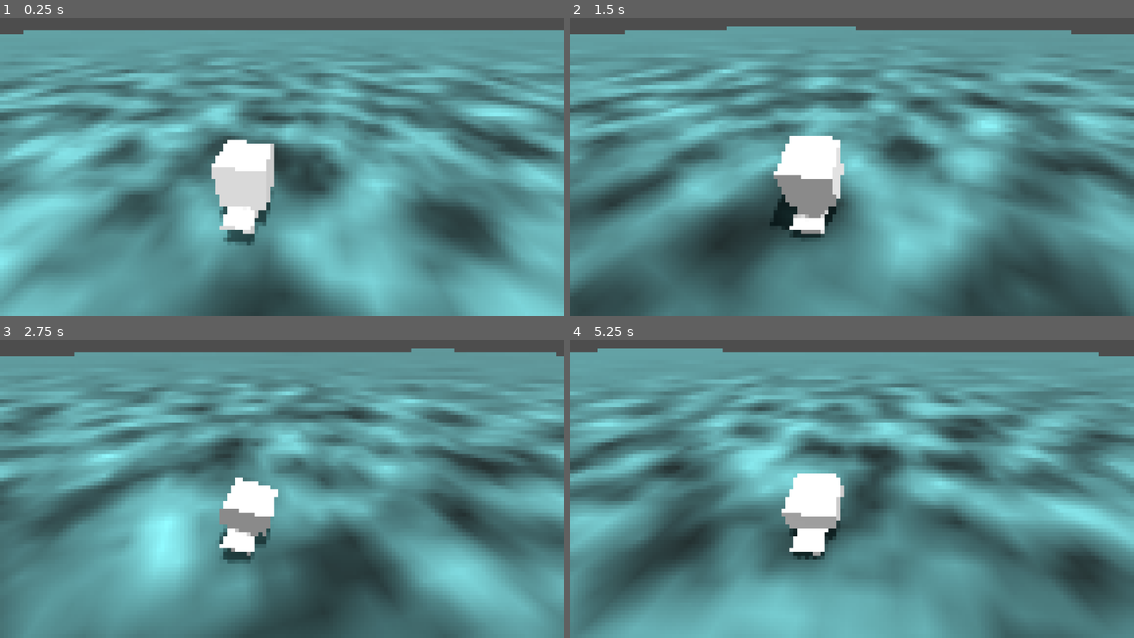
Above: before the commit, frames 1-4 (two rows, left to right).
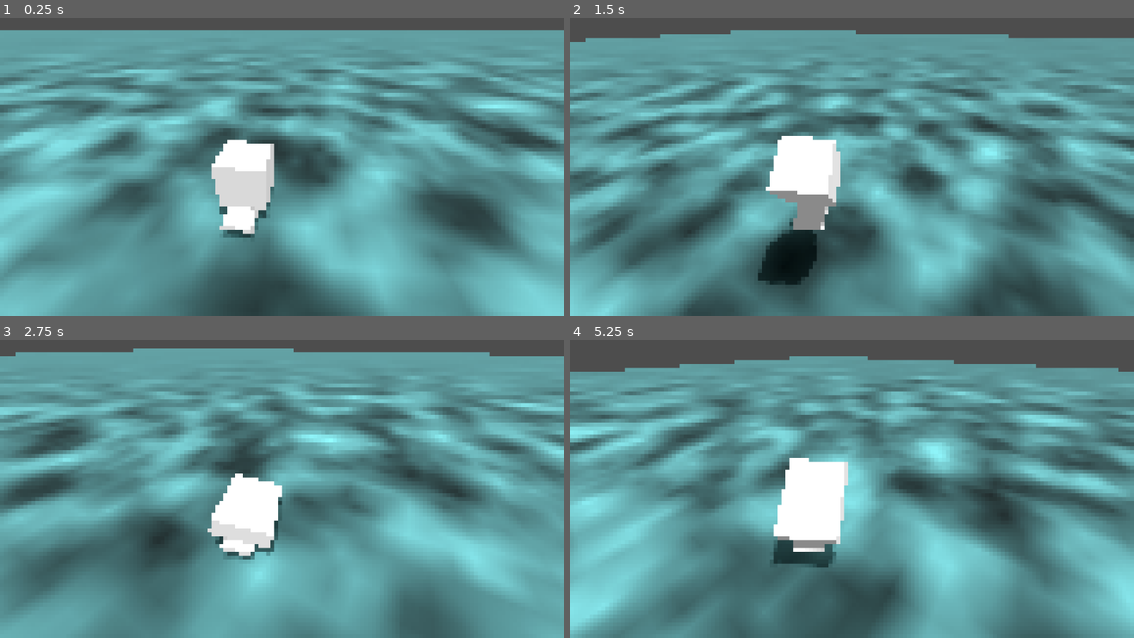
Above: after the commit, the same moments.

Repository: tm-nielsen/ET-Pro-Skater
Game: Godot game, scene res://scenes/game.tscn
Two runs of this game, one before a commit and one after it. Both use one fixed random seed, a clock stepped at 60 frames per second and the inputs below.
Inputs:
- Up to frame 1 (0.25 s): no input
- Up to frame 2 (1.5 s): hold D (right) 0.53-1.28 s; hold Space (crouch) 0.53-1.28 s; tap Shift (push) at 0.8, 1.35 s; hold S (down) from 1.28 s (still down)
- Up to frame 3 (2.75 s): tap Space (crouch) at 1.55 s; release S (down) at 2.03 s; hold D (right) from 2.03 s (still down); hold Space (crouch) from 2.03 s (still down); tap Shift (push) at 2.3 s
- Up to frame 4 (5.25 s): release D (right) at 2.78 s; release Space (crouch) at 2.78 s; hold W (up) 2.78-3.53 s; tap Shift (push) at 2.85, 3.8, 4.35 s; tap Space (crouch) at 3.05, 4.55 s; hold Space (crouch) 3.53-4.28 s; hold A (left) 3.53-5.03 s; hold S (down) from 5.03 s (still down); hold Space (crouch) from 5.03 s (still down)

The runs differ from the first frame. In frame 1, 29% of the frame differs, in the area x 0-100%, y 4-100%; in frame 2, 53%; in frame 3, 56%; in frame 4, 64%, in the area x 0-100%, y 2-100%.

Commit message:
Implemented jumping and ollies

Diff:
--- a/scenes/game.tscn
+++ b/scenes/game.tscn
@@ -1,11 +1,23 @@
-[gd_scene load_steps=12 format=3 uid="uid://dgce8uj4j5jur"]
+[gd_scene load_steps=15 format=3 uid="uid://dgce8uj4j5jur"]
 
 [ext_resource type="Script" path="res://scripts/character_controller.gd" id="1_80whh"]
+[ext_resource type="Script" path="res://scripts/character_jump_manager.gd" id="2_d001m"]
 [ext_resource type="Script" path="res://scripts/character_animator.gd" id="2_qe53s"]
 
 [sub_resource type="Environment" id="Environment_gl5r6"]
 ambient_light_source = 2
 ambient_light_color = Color(1, 1, 1, 1)
+
+[sub_resource type="Curve" id="Curve_cbr3o"]
+_data = [Vector2(0, 1), 0.0, 0.0, 0, 1, Vector2(0.5, 1), 0.0, -49932.2, 1, 1, Vector2(0.50001, 0.5), -49932.2, -1.00002, 1, 1, Vector2(1, 0), -1.00002, 0.0, 1, 0]
+point_count = 4
+
+[sub_resource type="Resource" id="Resource_714km"]
+script = ExtResource("2_d001m")
+jump_force = 10.0
+ollie_force = Vector2(1, 8)
+ollie_window_duration = 0.5
+ollie_window_curve = SubResource("Curve_cbr3o")
 
 [sub_resource type="CapsuleShape3D" id="CapsuleShape3D_ur1om"]
 radius = 0.3
@@ -51,7 +63,9 @@
 stretch_shrink = 8
 
 [node name="GameViewport" type="SubViewport" parent="GameViewportContainer"]
+handle_input_locally = false
 size = Vector2i(144, 81)
+render_target_update_mode = 4
 
 [node name="WorldEnvironment" type="WorldEnvironment" parent="GameViewportContainer/GameViewport"]
 environment = SubResource("Environment_gl5r6")
@@ -63,6 +77,7 @@
 [node name="Character" type="CharacterBody3D" parent="GameViewportContainer/GameViewport"]
 transform = Transform3D(1, 0, 0, 0, 1, 0, 0, 0, 1, 0, 1, 0)
 script = ExtResource("1_80whh")
+jump_manager = SubResource("Resource_714km")
 
 [node name="BoardCollider" type="CollisionShape3D" parent="GameViewportContainer/GameViewport/Character"]
 transform = Transform3D(1, 0, 0, 0, -4.37114e-08, -1, 0, 1, -4.37114e-08, 0, 0, 0)
@@ -72,15 +87,19 @@
 transform = Transform3D(0.994805, -0.0566783, 0.084566, 0, 0.830683, 0.556745, -0.101803, -0.553853, 0.826368, 1.105, 3.255, 3.383)
 current = true
 
-[node name="Visuals" type="Node3D" parent="GameViewportContainer/GameViewport/Character"]
+[node name="Animator" type="Node3D" parent="GameViewportContainer/GameViewport/Character" node_paths=PackedStringArray("crouch_bone", "physics_body")]
 script = ExtResource("2_qe53s")
+crouch_bone = NodePath("CrouchBone")
+physics_body = NodePath("..")
 
-[node name="BodyMesh" type="MeshInstance3D" parent="GameViewportContainer/GameViewport/Character/Visuals"]
+[node name="CrouchBone" type="Node3D" parent="GameViewportContainer/GameViewport/Character/Animator"]
+
+[node name="BodyMesh" type="MeshInstance3D" parent="GameViewportContainer/GameViewport/Character/Animator/CrouchBone"]
 transform = Transform3D(1, 0, 0, 0, 1, 0, 0, 0, 1, 0, 0.5, 0)
 mesh = SubResource("BoxMesh_1ye46")
-skeleton = NodePath("../..")
+skeleton = NodePath("../../..")
 
-[node name="BoardMesh" type="MeshInstance3D" parent="GameViewportContainer/GameViewport/Character/Visuals"]
+[node name="BoardMesh" type="MeshInstance3D" parent="GameViewportContainer/GameViewport/Character/Animator"]
 transform = Transform3D(1, 0, 0, 0, 1, 0, 0, 0, 1, 0, -0.05, 0)
 mesh = SubResource("BoxMesh_irx74")
 skeleton = NodePath("../..")
--- a/scripts/character_animator.gd
+++ b/scripts/character_animator.gd
@@ -1,36 +1,49 @@
 extends Node3D
 
 @export_group("References")
-@export var body: Node3D
-@export var board: Node3D
+@export var crouch_bone: Node3D
 @export var physics_body: CharacterBody3D = get_parent()
 
 @export_group("Parameters")
-@export var crouch_scale := 0.5
+@export var crouch_scale := Vector3(1.2, 0.4, 1.6)
+@export var crouch_duration := 0.15
+@export var jump_scale := Vector3(0.6, 1.8, 0.4)
+@export var jump_duration := 0.05
 @export var turn_angle := 0.25
-@export var tilt_offset := Vector3(0, 0.2, 0.05)
-@export var tilt_angle := 1.0
+@export var tilt_offset := Vector3(0, 0.4, 0.1)
+@export var tilt_angle := 0.6
 
 
 func _physics_process(_delta):
-    rotation = Vector3.ZERO
-    position = Vector3.ZERO
-    scale = Vector3.ONE
+    var horizontal_input_axis = Input.get_axis("left", "right")
+    if !physics_body.is_on_floor():
+        horizontal_input_axis = 0
+    rotation.z = -horizontal_input_axis * turn_angle
 
-    if Input.is_action_pressed("left"):
-        rotation.z = turn_angle
-    if Input.is_action_pressed("right"):
-        rotation.z -= turn_angle
+    var vertical_input_axis = Input.get_axis("down", "up")
+    rotation.x = tilt_angle * -vertical_input_axis
+    position.y = tilt_offset.y if (vertical_input_axis != 0) else 0.0
+    position.z = -vertical_input_axis * tilt_offset.z
 
-    var up_is_pressed = Input.is_action_pressed("up")
-    var down_is_pressed = Input.is_action_pressed("down")
-    if up_is_pressed && !down_is_pressed:
-        rotation.x = -turn_angle
-        position = tilt_offset
-        position.z *= -1
-    elif down_is_pressed && !up_is_pressed:
-        rotation.x += turn_angle
-        position = tilt_offset
+    if Input.is_action_just_pressed("crouch"):
+        tween_property("scale", crouch_scale, crouch_duration, crouch_bone)
+    elif Input.is_action_just_released("crouch"):
+        var tween = tween_property("scale", jump_scale, crouch_duration, crouch_bone)
+        tween.tween_property(crouch_bone, "scale", Vector3.ONE, crouch_duration)
 
-    if Input.is_action_pressed("crouch"):
-        scale.y = crouch_scale
+
+func tween_property(property_name: String, final_value, duration: float, target_node = self) -> Tween:
+    return tween_property_with_delay(property_name, final_value, duration, 0, target_node)
+
+func tween_property_with_delay(property_name: String, final_value, duration: float, delay: float, target_node = self) -> Tween:
+    var tween = create_and_initialize_tween()
+    if delay > 0:
+        tween.tween_delay(delay)
+    tween.tween_property(target_node, property_name, final_value, duration)
+    return tween
+
+func create_and_initialize_tween() -> Tween:
+    var tween = create_tween()
+    tween.set_ease(Tween.EASE_OUT)
+    tween.set_trans(Tween.TRANS_BACK)
+    return tween
--- a/scripts/character_controller.gd
+++ b/scripts/character_controller.gd
@@ -1,27 +1,42 @@
 extends CharacterBody3D
 
-@export var push_force := 10.0
+@export var push_force := 20.0
 @export var push_delay := 1.0
 @export var turn_force := 10.0
+@export var jump_manager: CharacterJumpManager
 @export_range(0, 1) var ground_friction := 0.005
-@export var gravity := 9.81
+@export var gravity := 20.0
+
+var can_push := true
 
 
 func _physics_process(delta):
-    if Input.is_action_just_pressed("push"):
-        velocity += push_force * -basis.z
-
+    jump_manager.process_jumps(self)
 
     if is_on_floor():
-        turn(delta)
+        velocity *= (1 - ground_friction)
+        process_pushing()
+        process_turning(delta)
         align_to_ground()
 
-    velocity *= (1 - ground_friction)
     velocity += gravity * Vector3.DOWN * delta
     move_and_slide()
 
 
-func turn(delta):
+func process_pushing():
+    if can_push and Input.is_action_just_pressed("push"):
+        velocity += push_force * -basis.z
+
+        can_push = false
+        var push_tween = create_tween()
+        push_tween.tween_interval(push_delay)
+        push_tween.tween_callback(_enable_pushing)
+
+func _enable_pushing():
+    can_push = true
+
+
+func process_turning(delta):
     if Input.is_action_pressed("left"):
         _turn(turn_force * delta)
     if Input.is_action_pressed("right"):
--- /dev/null
+++ b/scripts/character_jump_manager.gd
@@ -0,0 +1,66 @@
+class_name CharacterJumpManager
+extends Resource
+
+@export var jump_force := 10.0
+@export var ollie_force := Vector2(1.0, 8.0)
+
+@export var ollie_window_duration := 0.5
+@export var ollie_window_curve : Curve
+
+var ollie_window_tween: Tween
+
+var stored_ollie_direction: float
+var ollie_potential: float
+
+var is_crouched: bool
+
+
+func process_jumps(character_body: CharacterBody3D):
+    if character_body.is_on_floor():
+        if is_crouched:
+            store_ollie_potential(character_body)
+        if Input.is_action_just_released("crouch"):
+            character_body.velocity += jump_force * Vector3.UP
+        if Input.is_action_just_pressed("crouch"):
+            end_ollie_window()
+            stored_ollie_direction = Input.get_axis("down", "up")
+
+    if ollie_potential != 0:
+        var vertical_input_axis = Input.get_axis("down", "up")
+        if vertical_input_axis != stored_ollie_direction:
+            var ollie_impulse = ollie_force.y * Vector3.UP
+            ollie_impulse += character_body.basis.z * ollie_force.x * stored_ollie_direction
+
+            var curved_ollie_strength = ollie_window_curve.sample(1.0 - ollie_potential)
+
+            character_body.velocity += ollie_impulse * curved_ollie_strength
+            end_ollie_window()
+
+    is_crouched = Input.is_action_pressed("crouch")
+
+
+func store_ollie_potential(character_body: CharacterBody3D):
+    var current_tilt = Input.get_axis("down", "up")
+    if current_tilt != 0 && current_tilt != stored_ollie_direction:
+        start_ollie_window(current_tilt, character_body)
+
+
+func start_ollie_window(current_tilt: float, binding_node: Node):
+    stored_ollie_direction = current_tilt
+
+    if ollie_window_tween:
+        ollie_window_tween.kill()
+
+    ollie_window_tween = binding_node.create_tween()
+    ollie_window_tween.tween_method(_set_ollie_potential, 1.0, 0.0, ollie_window_duration)
+    ollie_window_tween.tween_callback(end_ollie_window)
+
+func _set_ollie_potential(value: float):
+    ollie_potential = value
+
+func end_ollie_window():
+    if ollie_window_tween:
+        ollie_window_tween.kill()
+
+    stored_ollie_direction = 0
+    ollie_potential = 0
